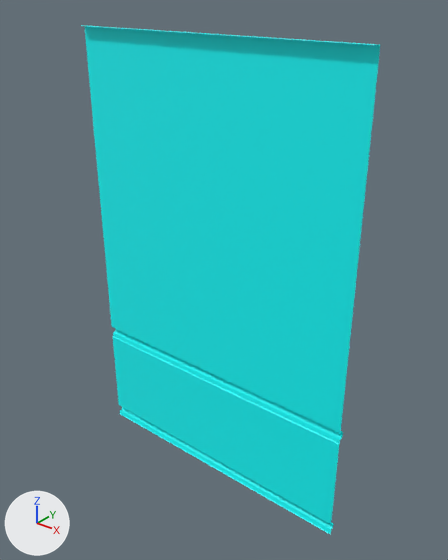
The FBX model Eternus/Assets/Scenes/Levels/floor_3/Meshes/SetoModWall.fbx, before and after one commit.
Rendered twice from a camera (50 mm lens) standing at (-13.25, -7.01, 3.91) and looking at (-15.91, -3.69, 1.86). Every picture has the same lights, and +X, +Y and +Z are marked at lower left. Where no turn or scale is listed for an object, it has been applied to the vertices.

The first picture shows 'ModWall'.
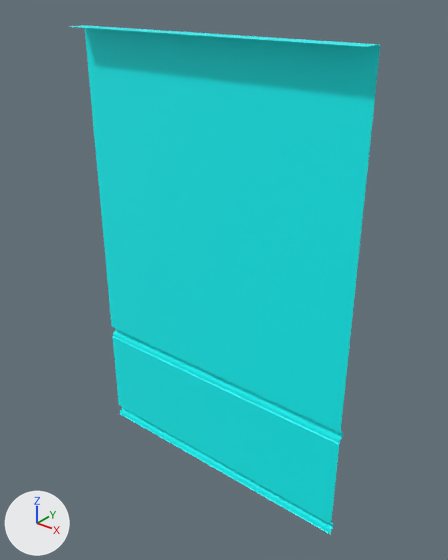
The newer file is also turned or shifted as a whole; pictures and numbers use the older file's frame.

Location of each change, (x1, y1, x2, y2) in pixels of the pictures (448 x 560 px):
```json
{"object": "ModWall", "change": "reshaped", "before": [84, 25, 380, 534], "after": [69, 25, 380, 534]}
{"part": 1, "of": "me_mesh", "change": "added", "after": [69, 26, 375, 47], "on screen": "cyan"}
```

Edits to the scene script, one JSON object a line:
```json
{"block": "me_mesh", "where": "me_mesh.from_pydata(...)  # 56 vertices, 27 faces; spans x 0.0..2.4, y 0.0..0.1, z 0.0..3.6"}
{"block": "me_mesh", "where": "# used by ob_modwall; location = (-17.2, -3.8, 0.0)"}
{"block": "me_mesh", "where": "# verts and faces of me_mesh; kept vertices keep their numbers, new ones are numbered from 56"}
{"block": "me_mesh", "where": "# before: 26 (0.0, 0.0, 3.6), 27 (2.4, 0.0, 3.6) at pixel (375, 45)"}
{"block": "me_mesh", "change": "me_mesh part 1"}
{"op": "add", "block": "me_mesh", "code": "verts[56] = (0.0, -0.1, 3.6)  # pixel (67, 26)"}
{"op": "add", "block": "me_mesh", "code": "verts[57] = (2.4, -0.1, 3.6)  # pixel (366, 46)"}
{"op": "add", "block": "me_mesh", "code": "faces += [(26, 56, 57, 27)]"}
```
